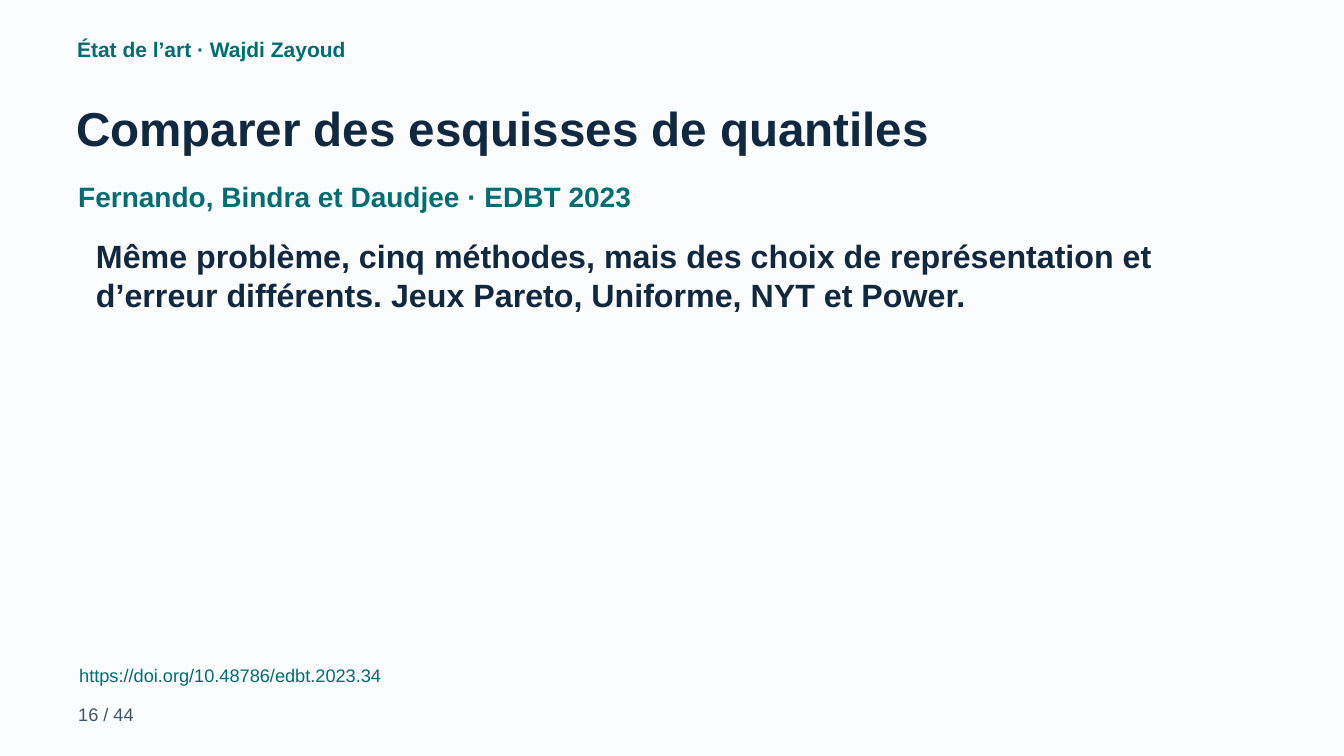
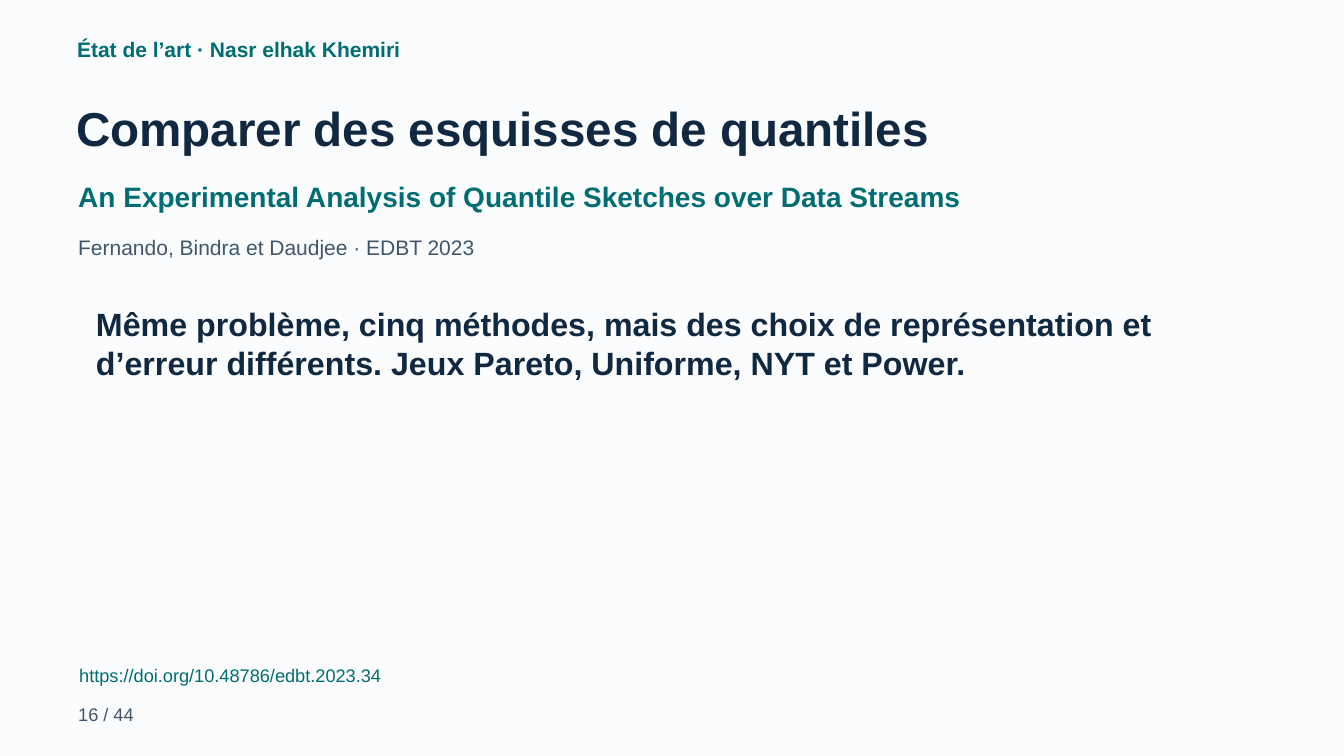
Before and after one commit to cherniyoussef-max/data-stream-mining-, a slide deck: slide 16 of presentation/Data_Stream_Mining_Final_Anime.pptx. Drawn at 1344x756 pixels with LibreOffice and Linux fonts; fonts in the diff are those of the drawing. Boxes give left, top, right and bottom in pixels: in the first picture for what was removed or moved away, otherwise in the second. Text is boxed around its words. In the diff, an @@ line names an element or a change of style, - is before the commit and + after.

```diff
--- a/presentation/Data_Stream_Mining_Final_Anime.pptx
+++ b/presentation/Data_Stream_Mining_Final_Anime.pptx
@@ text at (x1=77, y1=40, x2=400, y2=58): text changed @@
-État de l’art · Wajdi Zayoud
+État de l’art · Nasr elhak Khemiri
@@ text added at (x1=78, y1=186, x2=960, y2=212), 20 pt, text #006D73, bold @@
+An Experimental Analysis of Quantile Sketches over Data Streams
@@ text "Fernando, Bindra et Daudjee · ..." moved from (x1=78, y1=186, x2=631, y2=212) to (x1=78, y1=239, x2=475, y2=259) @@
@@ text "Fernando, Bindra et Daudjee · ..." at (x1=78, y1=239, x2=475, y2=259): size 20 to 15 pt, text colour #006D73 to #40576B, bold off @@
@@ text "Même problème, cinq méthodes, mais ..." moved from (x1=96, y1=244, x2=1152, y2=312) to (x1=96, y1=312, x2=1152, y2=380) @@
```
Also in this commit, not shown: 14 other slides changed, 34 other files.
